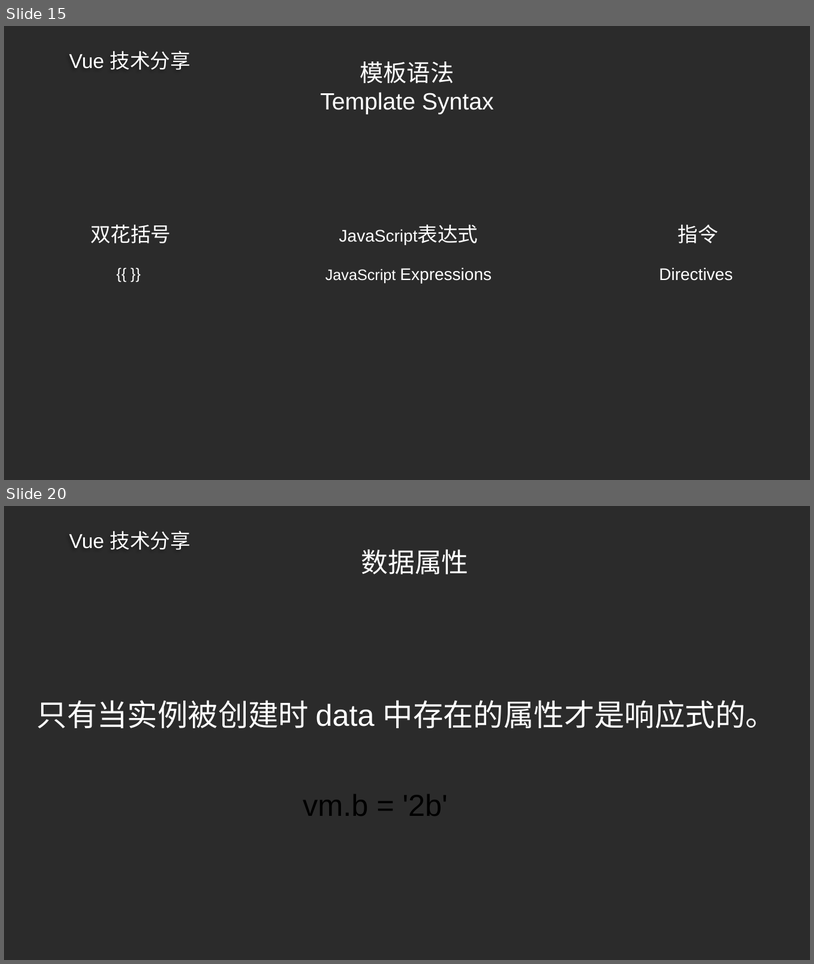
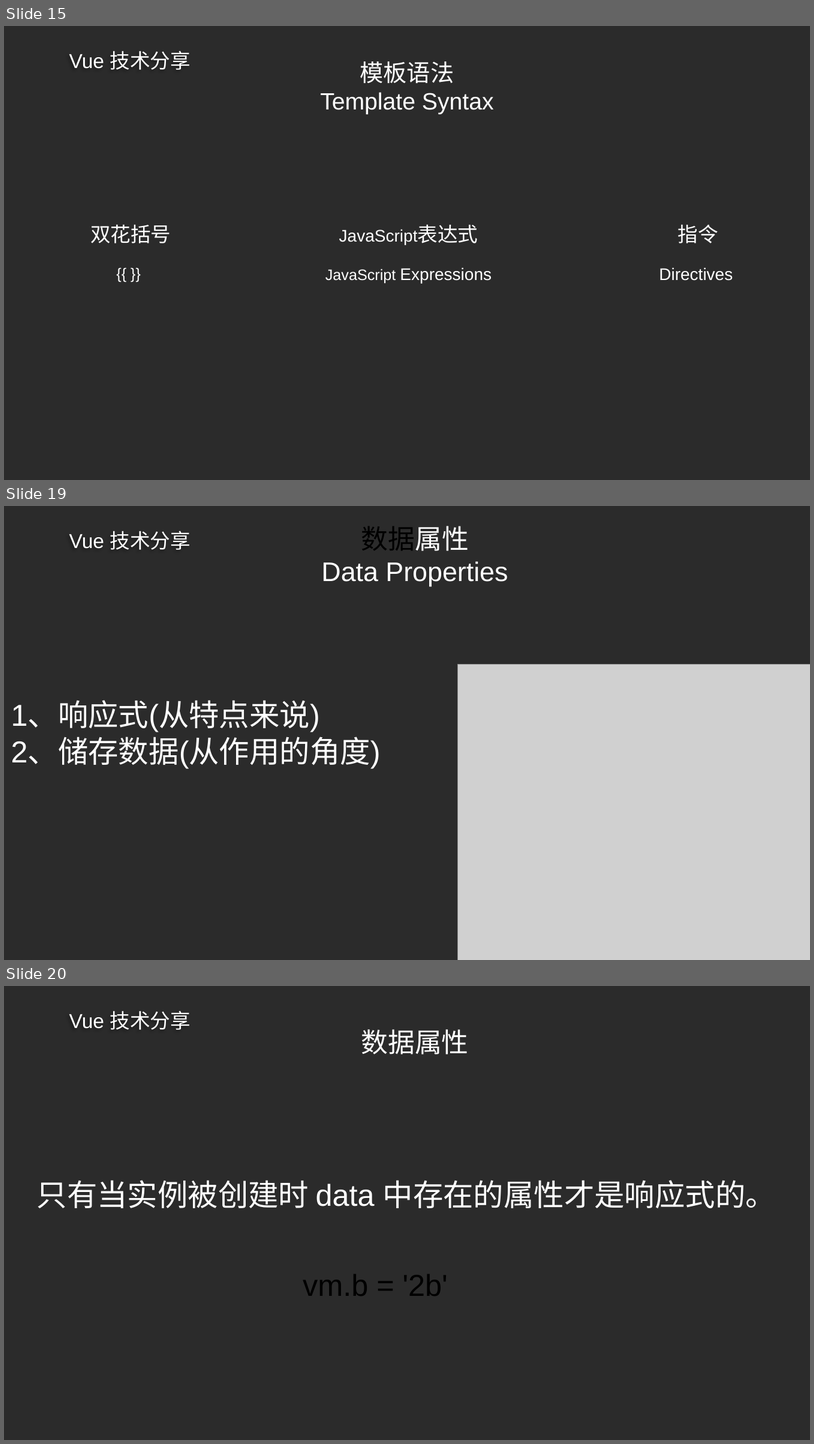
Before and after one commit to ldjdd/traing-library, a slide deck: vue/成稿.pptx. Shown one above the other, each under a label of ours: slides 15 and 20 before the commit, slides 15, 19 and 20 after it; the slides between them are not shown. The pictures are 814x964 and 814x1444 pixels, drawn with LibreOffice and Linux fonts; fonts in the diff are those of the drawing; grey boxes stand for pictures; background and template pictures are left out; a plain dark background stands for a picture behind light text. Boxes give left, top, right and bottom in pixels: in the first picture for what was removed or moved away, otherwise in the second. Text is boxed around its words. In the diff, an @@ line names an element or a change of style, - is before the commit and + after.

```diff
--- a/vue/成稿.pptx
+++ b/vue/成稿.pptx
@@ slide 19 added at [4,506,810,960], background picture (left out); not listed: 1 template element that a slide beside it also shows @@
@@ title added at [321,526,508,586], 32 pt, text #FFFFFF @@
+数据属性
+Data Properties
@@ picture added at [458,664,810,960] @@
@@ text added at [11,702,381,768], 36 pt, text #FFFFFF @@
+1、响应式(从特点来说)
+2、储存数据(从作用的角度)
```
Also in this commit, not shown: 3 slides changed, 3 other slides added, 4 slides removed, 2 other files.
